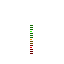
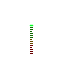
Layers edited between the first and the second 64px x 64px image:
painted on "Layer 1" over bbox(30, 31, 32, 48)
